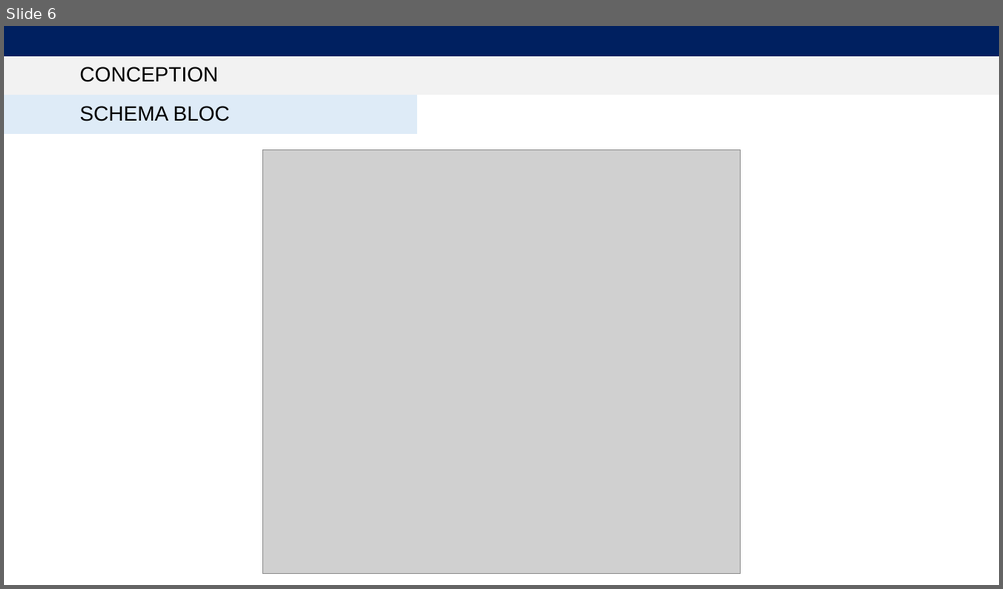
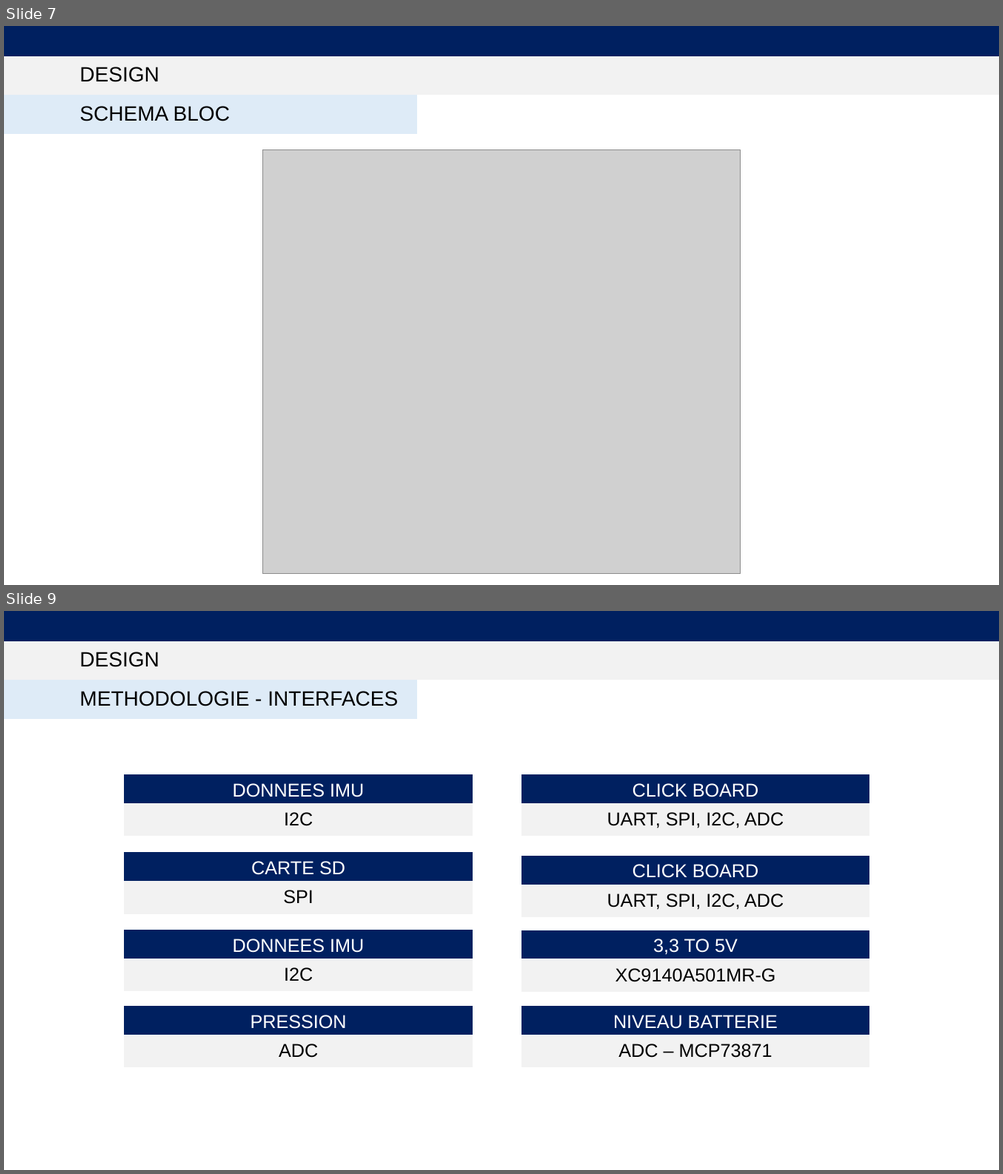
Before and after one commit to Ali-Z0/2221_Underwater-Positioning-System, a slide deck: doc/Presentations/Final/2221_LocalisationSousMarine-PresentationFinale.pptx. Shown one above the other, each under a label of ours: slide 6 before the commit, slides 7 and 9 after it; the slides between them are not shown. The pictures are 1003x589 and 1003x1174 pixels, drawn with LibreOffice and Linux fonts; fonts in the diff are those of the drawing; grey boxes stand for pictures. Boxes give left, top, right and bottom in pixels: in the first picture for what was removed or moved away, otherwise in the second. Text is boxed around its words. In the diff, an @@ line names an element or a change of style, - is before the commit and + after.

```diff
--- a/doc/Presentations/Final/2221_LocalisationSousMarine-PresentationFinale.pptx
+++ b/doc/Presentations/Final/2221_LocalisationSousMarine-PresentationFinale.pptx
@@ slide 9 added at (4,611,999,1170), background #FFFFFF @@
@@ rectangle added at (4,611,999,641), fill #002060, outline #002060 1 pt @@
@@ rectangle added at (4,641,999,680), fill #F2F2F2, outline #F2F2F2 1 pt @@
@@ title added at (79,652,159,667), 20 pt, text #000000 @@
+DESIGN
@@ rectangle added at (4,681,417,719), fill #DEEBF7, outline #DEEBF7 1 pt @@
@@ text added at (79,691,398,706), 20 pt, text #000000 @@
+METHODOLOGIE - INTERFACES
@@ rectangle added at (125,775,472,804), fill #002060, outline #002060 1 pt, 18 pt, text #FFFFFF @@
+DONNEES IMU
@@ rectangle added at (522,775,870,804), fill #002060, outline #002060 1 pt, 18 pt, text #FFFFFF @@
+CLICK BOARD
@@ rectangle added at (125,803,472,835), fill #F2F2F2, outline #F2F2F2 1 pt, 18 pt, text #000000 @@
+I2C
@@ rectangle added at (522,803,870,835), fill #F2F2F2, outline #F2F2F2 1 pt, 18 pt, text #000000 @@
+UART, SPI, I2C, ADC
@@ rectangle added at (125,853,472,882), fill #002060, outline #002060 1 pt, 18 pt, text #FFFFFF @@
+CARTE SD
@@ rectangle added at (522,857,870,886), fill #002060, outline #002060 1 pt, 18 pt, text #FFFFFF @@
+CLICK BOARD
@@ rectangle added at (125,882,472,914), fill #F2F2F2, outline #F2F2F2 1 pt, 18 pt, text #000000 @@
+SPI
@@ rectangle added at (522,885,870,917), fill #F2F2F2, outline #F2F2F2 1 pt, 18 pt, text #000000 @@
+UART, SPI, I2C, ADC
@@ rectangle added at (125,931,472,960), fill #002060, outline #002060 1 pt, 18 pt, text #FFFFFF @@
+DONNEES IMU
@@ rectangle added at (522,931,870,960), fill #002060, outline #002060 1 pt, 18 pt, text #FFFFFF @@
+3,3 TO 5V
@@ rectangle added at (125,960,472,991), fill #F2F2F2, outline #F2F2F2 1 pt, 18 pt, text #000000 @@
+I2C
@@ rectangle added at (522,960,870,991), fill #F2F2F2, outline #F2F2F2 1 pt, 18 pt, text #000000 @@
+XC9140A501MR-G
@@ rectangle added at (125,1007,472,1037), fill #002060, outline #002060 1 pt, 18 pt, text #FFFFFF @@
+PRESSION
@@ rectangle added at (522,1007,870,1037), fill #002060, outline #002060 1 pt, 18 pt, text #FFFFFF @@
+NIVEAU BATTERIE
@@ rectangle added at (125,1036,472,1068), fill #F2F2F2, outline #F2F2F2 1 pt, 18 pt, text #000000 @@
+ADC
@@ rectangle added at (522,1036,870,1068), fill #F2F2F2, outline #F2F2F2 1 pt, 18 pt, text #000000 @@
+ADC – MCP73871
@@ what was slide 6 is now slide 7 @@
@@ slide 7 changed as well @@
@@ title at (79,67,159,82): text changed @@
-CONCEPTION
+DESIGN
```
Also in this commit, not shown: 6 other slides changed, 9 other slides added, 1 slide removed, 3 other files.
